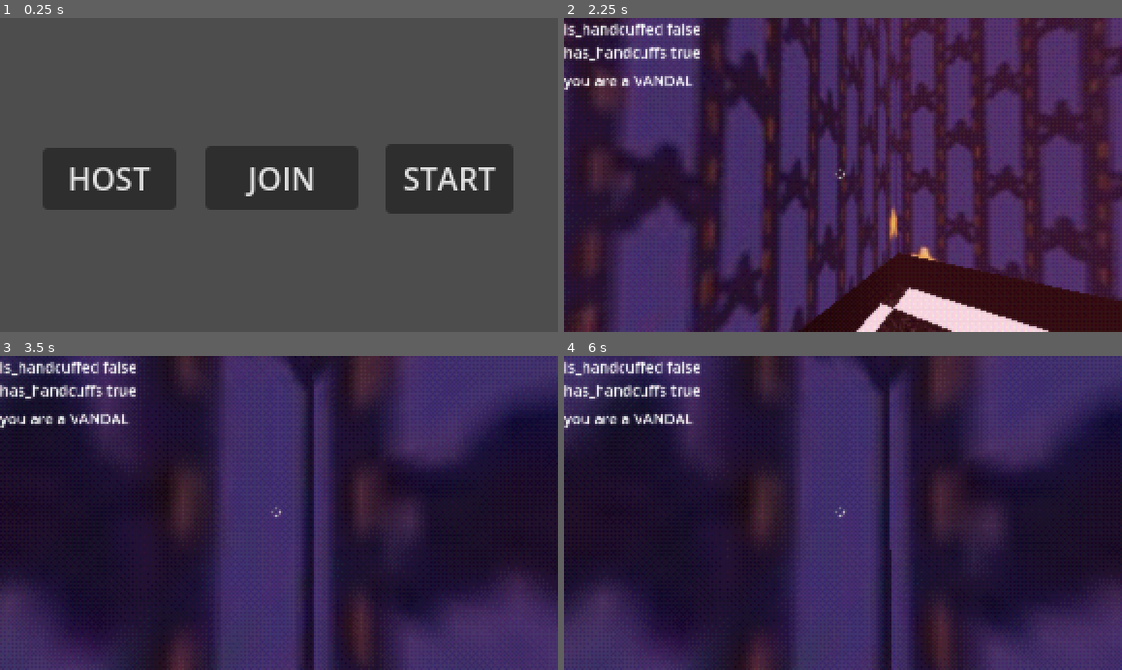
Above: before the commit, frames 1-4 (two rows, left to right).
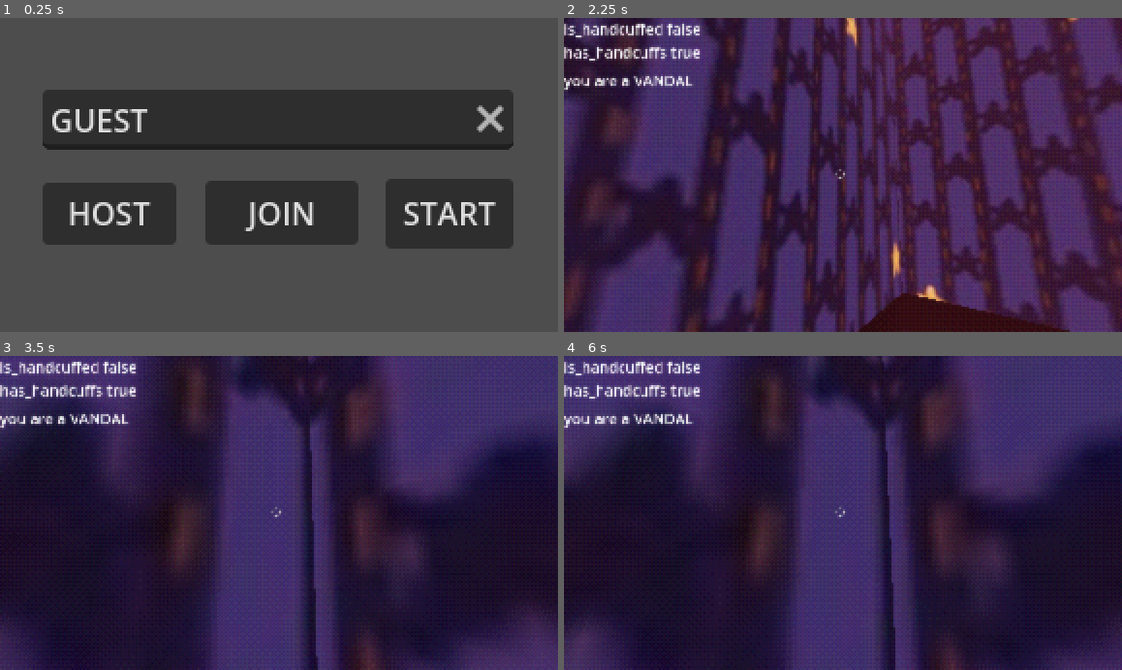
Above: after the commit, the same moments.

Repository: DaniMaccari/GodotOnlineMultiplayer-TFG
Game: Godot game, scene res://Scenes/menu_test.tscn
Same seed, same stepped clock (60 frames per second), same inputs: the game is played once before the commit and once after it.
Inputs (mouse positions are in pixels of both pictures, inside the frame that each line leads up to):
- Up to frame 1 (0.25 s): no input
- Up to frame 2 (2.25 s): click "HOST" at 0.5 s; click "START" at 1.25 s; tap Enter (ui_accept) at 2 s; move the mouse to (870, 175) at 2.02 s; hold Up (ui_up) from 2.03 s (still down); hold 1 (gesture1) from 2.03 s (still down)
- Up to frame 3 (3.5 s): keep holding Up (ui_up); tap Enter (ui_accept) at 2.27, 3.02 s; move the mouse to (251, 513) at 2.77 s; release 1 (gesture1) at 2.78 s; tap 2 (gesture2) at 2.85 s
- Up to frame 4 (6 s): keep holding Up (ui_up); tap Enter (ui_accept) at 3.5, 4.52, 5, 5.27, 5.75 s; move the mouse to (859, 506) at 3.52 s; hold 3 (gesture3) 3.53-4.28 s; move the mouse to (837, 519) at 4.27 s; tap 1 (gesture1) at 4.35 s; move the mouse to (887, 516) at 5.02 s; hold 2 (gesture2) 5.03-5.78 s; move the mouse to (798, 509) at 5.77 s; tap 3 (gesture3) at 5.85 s

The runs differ from the first frame. In frame 1, 32% of the frame differs, in the area x 7-93%, y 22-74%; in frame 2, 46%, in the area x 0-100%, y 0-100%; in frame 3, 20%; in frame 4, 20%.
Error in both runs: Attempt to call function 'compress' in base 'null instance' on a null instance. (res://Scripts/Menu_Test.gd:67)

Commit message:
open broadcast and listen port

Diff:
--- a/Museum-Client/Scenes/menu_test.tscn
+++ b/Museum-Client/Scenes/menu_test.tscn
@@ -15,26 +15,40 @@
 [node name="host" type="Button" parent="."]
 layout_mode = 0
 offset_left = 22.0
-offset_top = 67.0
+offset_top = 85.0
 offset_right = 91.0
-offset_bottom = 99.0
+offset_bottom = 117.0
 text = "HOST"
 
 [node name="join" type="Button" parent="."]
 layout_mode = 0
 offset_left = 106.0
-offset_top = 66.0
+offset_top = 84.0
 offset_right = 185.0
-offset_bottom = 99.0
+offset_bottom = 117.0
 text = "JOIN"
 
 [node name="start" type="Button" parent="."]
 layout_mode = 0
 offset_left = 199.0
-offset_top = 65.0
+offset_top = 83.0
 offset_right = 265.0
-offset_bottom = 101.0
+offset_bottom = 119.0
 text = "START"
+
+[node name="LineEdit" type="LineEdit" parent="."]
+layout_mode = 1
+anchors_preset = 5
+anchor_left = 0.5
+anchor_right = 0.5
+offset_left = -122.0
+offset_top = 37.0
+offset_right = 121.0
+offset_bottom = 68.0
+grow_horizontal = 2
+text = "GUEST"
+clear_button_enabled = true
+middle_mouse_paste_enabled = false
 
 [node name="ServerBrowser" type="Control" parent="."]
 anchors_preset = 0
--- a/Museum-Client/Scripts/Menu_Test.gd
+++ b/Museum-Client/Scripts/Menu_Test.gd
@@ -73,6 +73,7 @@
 func _on_host_pressed():
 	hostGame()
 	SendplayerInformation(playerNick, multiplayer.get_unique_id())
+	$ServerBrowser.SetUpBroadCast($LineEdit.text +"'s server")
 	pass
 
 func _on_join_pressed():
--- a/Museum-Client/Scripts/ServerBrowser.gd
+++ b/Museum-Client/Scripts/ServerBrowser.gd
@@ -10,13 +10,18 @@
 	"playerCount" : 0
 }
 var broadcaster : PacketPeerUDP
+var listener : PacketPeerUDP
+
+@export var broadcastPort : int = 8082
 @export var listenPort : int = 8081
-@export var broadcastPort : int = 8082
+@export var broadcastAddress : String = '198.168.56.255'
 
 # Called when the node enters the scene tree for the first time.
 func _ready():
 	broadcastTimer = $BroadcastTimer
-	pass # Replace with function body.
+
+	SetUp() #call only when searching for lobby
+	pass
 
 func SetUpBroadCast(name):
 	RoomInfo.name = name
@@ -24,7 +29,7 @@
 
 	broadcaster = PacketPeerUDP.new()
 	broadcaster.set_broadcast_enabled(true)
-	broadcaster.set_dest_address('198.168.56.255', listenPort)
+	broadcaster.set_dest_address(broadcastAddress, listenPort)
 
 	var ok = broadcaster.bind(broadcastPort)
 
@@ -32,8 +37,20 @@
 		print("Bound to Broadcast Port ", str(broadcastPort), " SUCCESSFUL")
 	else:
 		print("FAILED to bind to broadcast port")
-# Called every frame. 'delta' is the elapsed time since the previous frame.
+
+	$BroadcastTimer.start()
+
+
 func _process(delta):
+	if listener.get_available_packet_count() > 0: #theres something
+		var serverip = listener.get_packet_ip()
+		var serverport = listener.get_packet_port()
+		var bytes = listener.get_packet()
+		var data = bytes.get_string_from_ascii()
+		var roomInfo = JSON.parse_string(data)
+
+		print("Server ip: ", serverip," port: ", serverport,"room info: ", roomInfo)
+
 	pass
 
 
@@ -44,3 +61,23 @@
 	var packet = data.to_ascii_buffer()
 	broadcaster.put_packet(packet)
 	pass # Replace with function body.
+
+func SetUp():
+	listener = PacketPeerUDP.new()
+	var ok = listener.bind(listenPort)
+
+	if ok == OK:
+		print("Bound to Listen Port ", str(listenPort), " SUCCESSFUL")
+	else:
+		print("FAILED to bind to listen port")
+
+func CleanUp():
+	listener.close()
+
+	$BroadcastTimer.stop()
+	if broadcaster != null:
+		broadcaster.close()
+
+
+func _exit_tree():
+	CleanUp()
